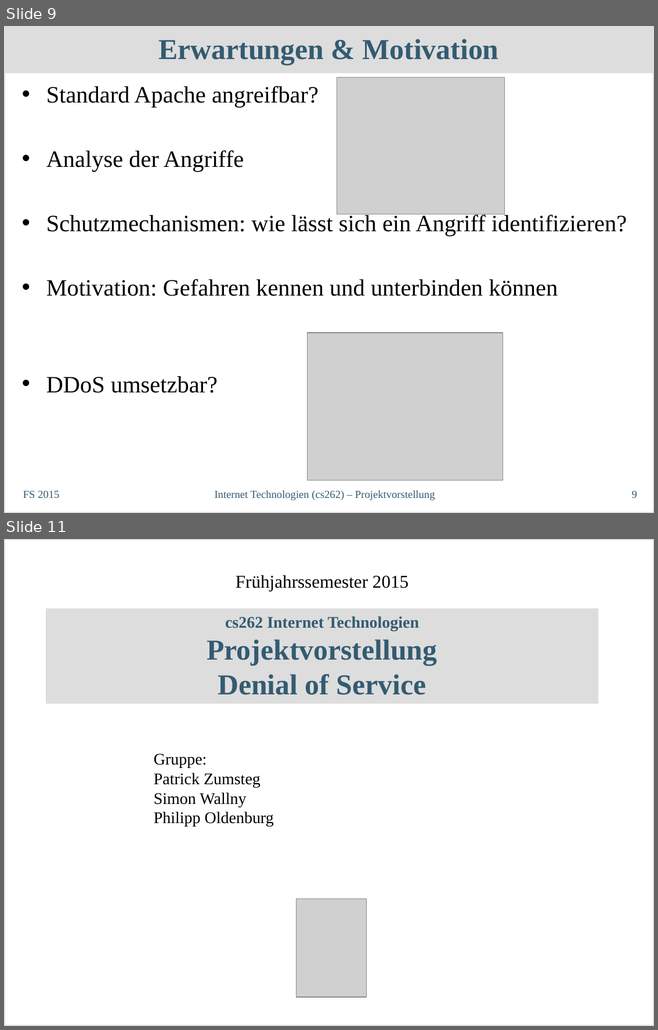
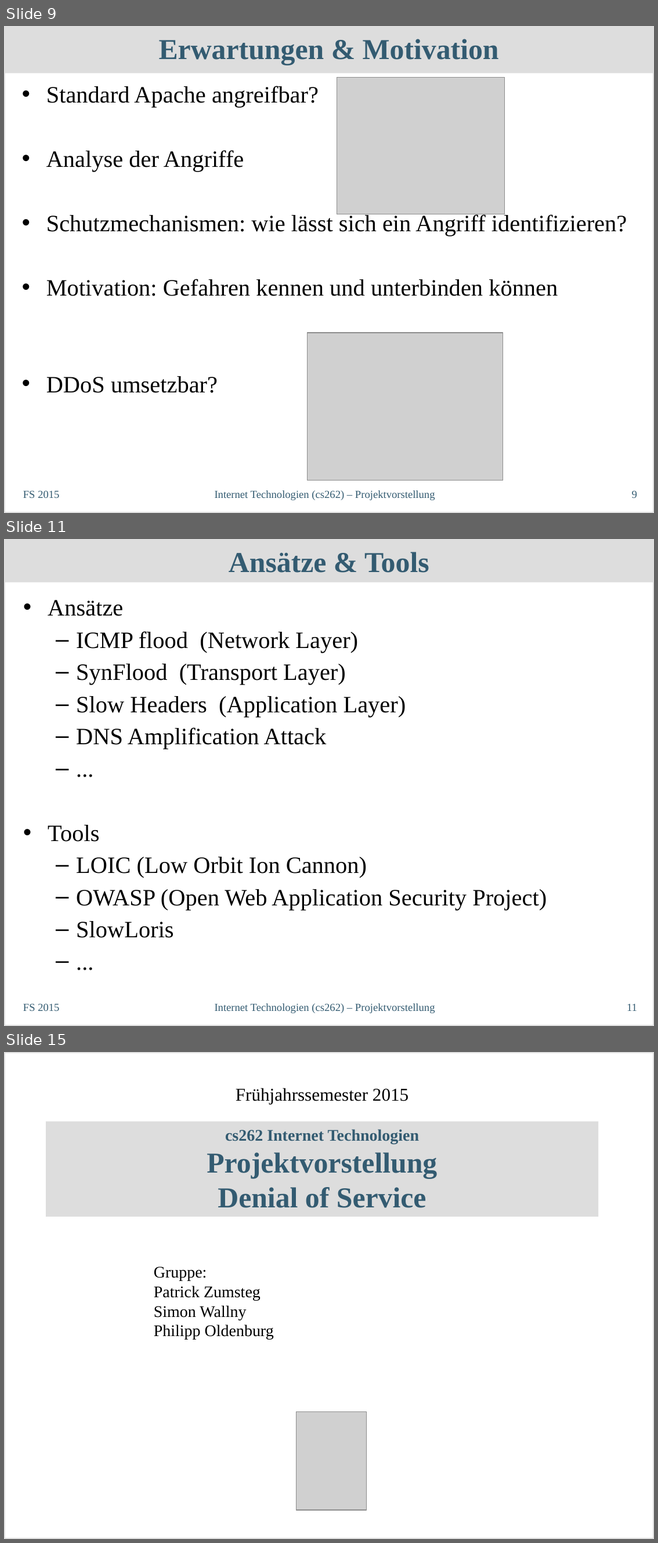
Before and after one commit to philipp-oldenburg/dos, a slide deck: Projektvorstellung/InetTechKurzvortrag.odp. Shown one above the other, each under a label of ours: slides 9 and 11 before the commit, slides 9, 11 and 15 after it; the slides between them are not shown. The pictures are 658x1030 and 658x1543 pixels, drawn with LibreOffice and Linux fonts; fonts in the diff are those of the drawing; grey boxes stand for pictures. Boxes give left, top, right and bottom in pixels: in the first picture for what was removed or moved away, otherwise in the second. Text is boxed around its words. In the diff, an @@ line names an element or a change of style, - is before the commit and + after.

```diff
--- a/Projektvorstellung/InetTechKurzvortrag.odp
+++ b/Projektvorstellung/InetTechKurzvortrag.odp
@@ slide 11 added at bbox=[4, 539, 654, 1026], background #FFFFFF; not listed: 1 template element that a slide beside it also shows @@
@@ title added at bbox=[4, 539, 654, 583], fill #DDDDDD, 32 pt, text #335B71, bold @@
+Ansätze & Tools
@@ text added at bbox=[48, 600, 546, 938], 26 pt, text #000000 @@
+• Ansätze
+  – ICMP flood (Network Layer)
+  – SynFlood (Transport Layer)
+  – Slow Headers (Application Layer)
+  – DNS Amplification Attack
+  – ...
+• Tools
+  – LOIC (Low Orbit Ion Cannon)
+  – OWASP (Open Web Application Security Project)
+  – SlowLoris
+  – ...
@@ text added at bbox=[23, 1004, 59, 1011], 12 pt, text #335B71 @@
+FS 2015
@@ text added at bbox=[215, 1004, 435, 1013], 12 pt, text #335B71 @@
+Internet Technologien (cs262) – Projektvorstellung
@@ page number added at bbox=[626, 1004, 637, 1011], 12 pt, text #335B71 @@
+11
@@ what was slide 11 is now slide 15 @@
```
Also in this commit, not shown: 1 slide changed, 3 other slides added, 3 other files.
